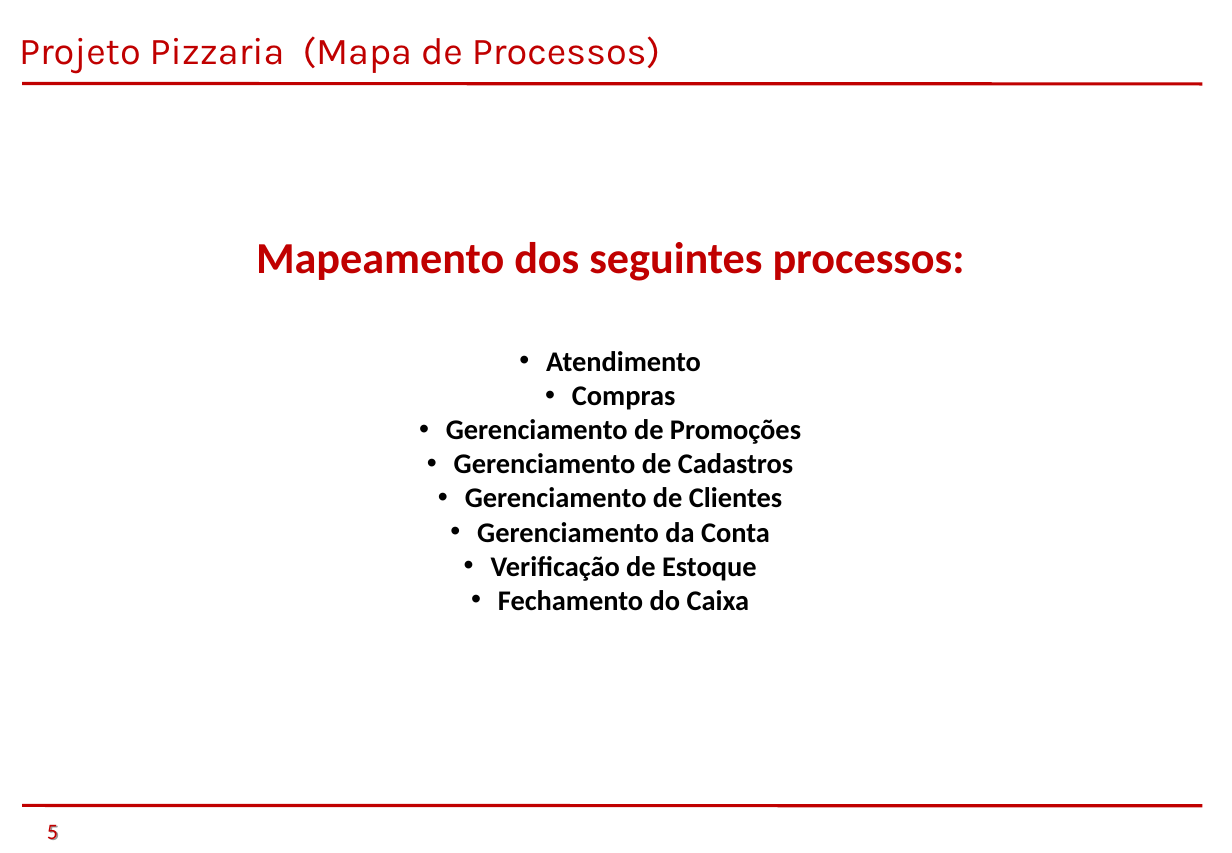
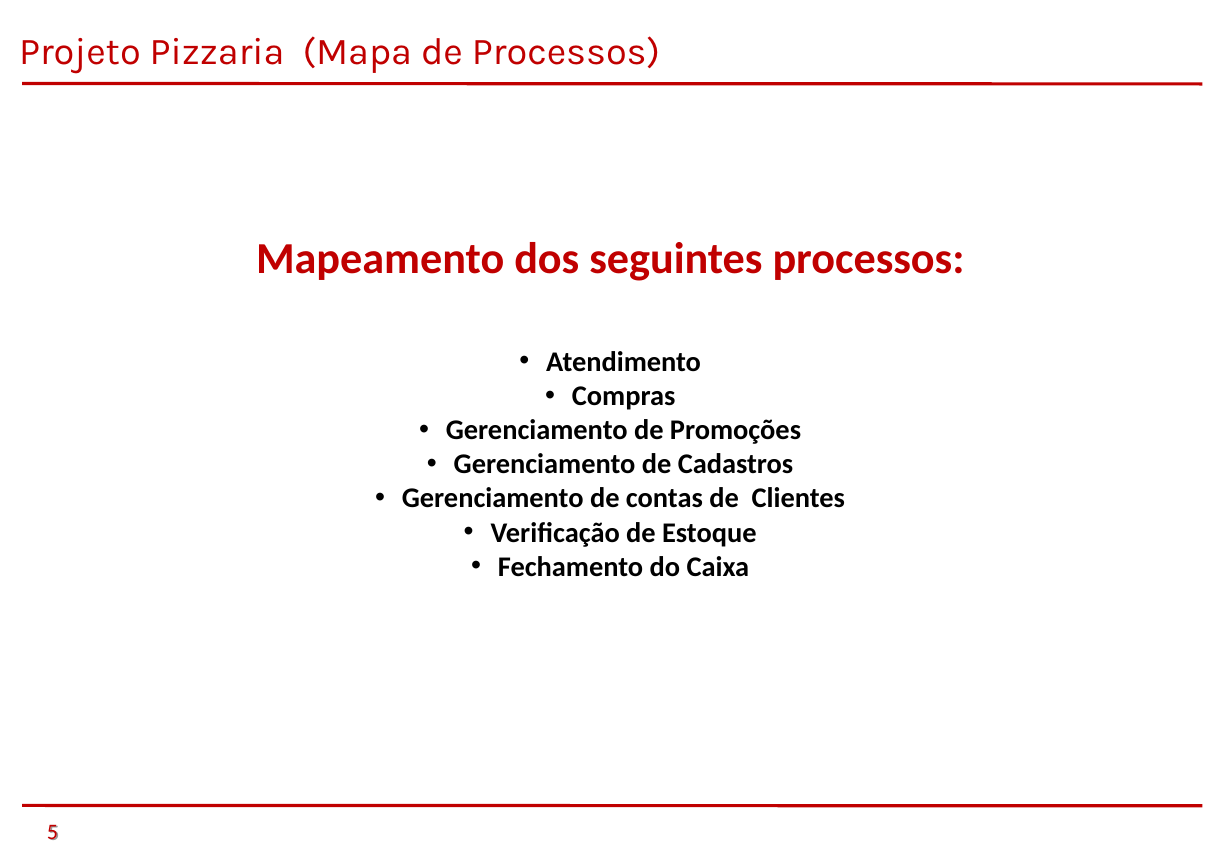
Before and after one commit to saintalex93/tcmpizzaria, a slide deck: slide 5 of TCM - Pizzaria - Semestre 1 - 2014/PTCC/Apresentação/Pizzaria.ppt. Drawn at 1232x853 pixels with LibreOffice and Linux fonts; fonts in the diff are those of the drawing; background and template pictures are left out. Boxes give left, top, right and bottom in pixels: in the first picture for what was removed or moved away, otherwise in the second. Text is boxed around its words. In the diff, an @@ line names an element or a change of style, - is before the commit and + after.

```diff
--- a/TCM - Pizzaria - Semestre 1 - 2014/PTCC/Apresentação/Pizzaria.ppt
+++ b/TCM - Pizzaria - Semestre 1 - 2014/PTCC/Apresentação/Pizzaria.ppt
@@ text at (402,487,845,508): text changed @@
-• Gerenciamento de Clientes
-• Gerenciamento da Conta
+• Gerenciamento de contas de Clientes
```
Also in this commit, not shown: 4 other slides changed, 16 other files.
